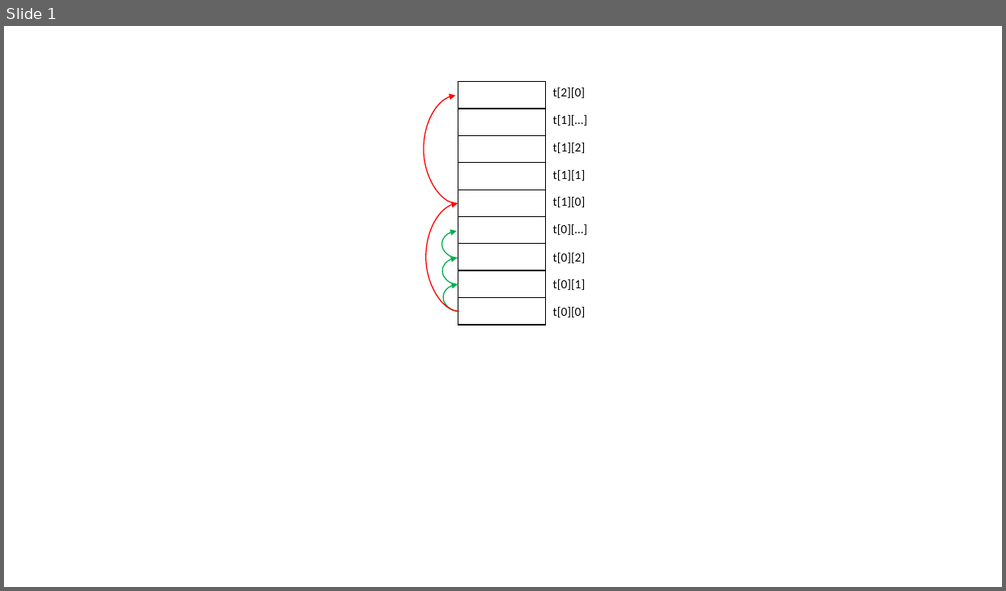
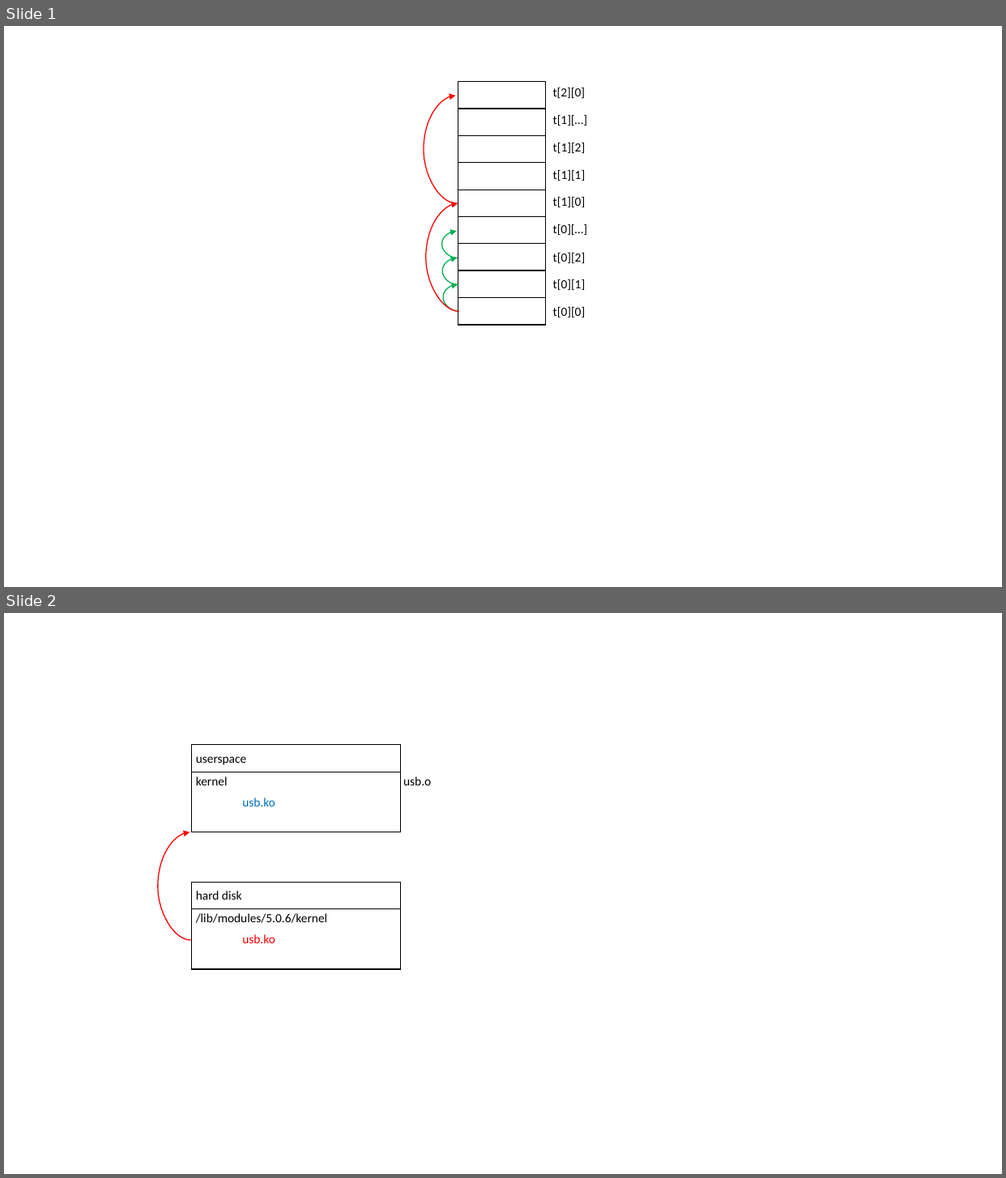
Before and after one commit to quentin-muller/SeS_Laboratoires, a slide deck: Labo04_Valgrind/schema.pptx. Shown one above the other, each under a label of ours: slide 1 before the commit, slides 1 and 2 after it. The pictures are 1006x591 and 1006x1178 pixels, drawn with LibreOffice and Linux fonts; fonts in the diff are those of the drawing. Boxes give left, top, right and bottom in pixels: in the first picture for what was removed or moved away, otherwise in the second. Text is boxed around its words. In the diff, an @@ line names an element or a change of style, - is before the commit and + after.

```diff
--- a/Labo04_Valgrind/schema.pptx
+++ b/Labo04_Valgrind/schema.pptx
@@ slide 2 added at (x1=4, y1=613, x2=1002, y2=1174), background #FFFFFF @@
@@ rectangle added at (x1=191, y1=745, x2=401, y2=772), fill #FFFFFF, outline #000000 1 pt @@
@@ text added at (x1=196, y1=756, x2=246, y2=765), 12 pt, text #000000 @@
+userspace
@@ rectangle added at (x1=191, y1=772, x2=401, y2=833), fill #FFFFFF, outline #000000 1 pt @@
@@ text added at (x1=196, y1=777, x2=228, y2=786), 12 pt, text #000000 @@
+kernel
@@ text added at (x1=403, y1=777, x2=431, y2=786), 12 pt, text #000000 @@
+usb.o
@@ text added at (x1=242, y1=798, x2=275, y2=807), 12 pt, text #0070C0 @@
+usb.ko
@@ curved arrow added from (191, 940) to (189, 833), #FF0000 1 pt @@
@@ rectangle added at (x1=191, y1=883, x2=401, y2=909), fill #FFFFFF, outline #000000 1 pt @@
@@ text added at (x1=196, y1=891, x2=242, y2=900), 12 pt, text #000000 @@
+hard disk
@@ rectangle added at (x1=191, y1=909, x2=401, y2=970), fill #FFFFFF, outline #000000 1 pt @@
@@ text added at (x1=196, y1=914, x2=327, y2=923), 12 pt, text #000000 @@
+/lib/modules/5.0.6/kernel
@@ text added at (x1=242, y1=935, x2=275, y2=943), 12 pt, text #FF0000 @@
+usb.ko
```
Also in this commit, not shown: 40 other files.
